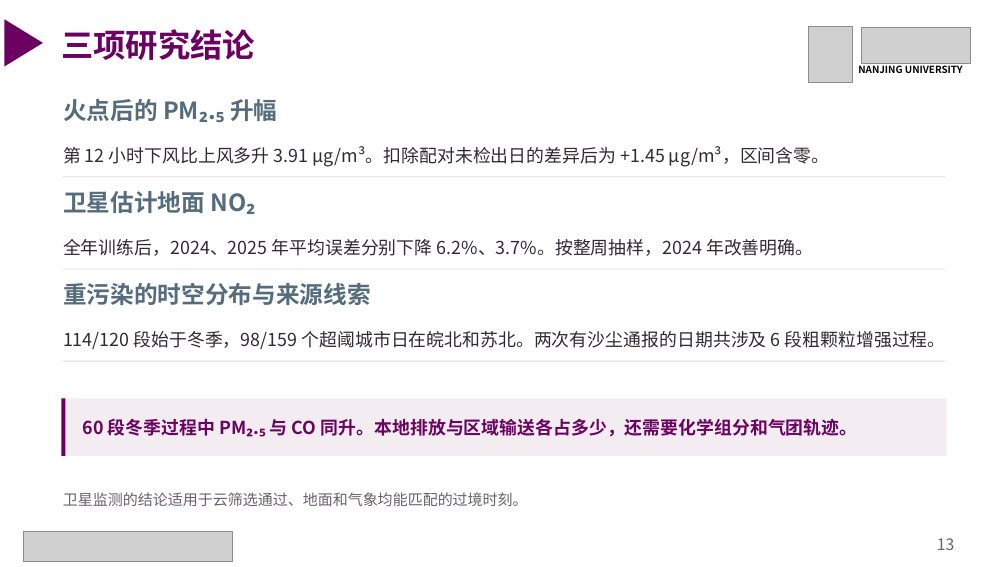
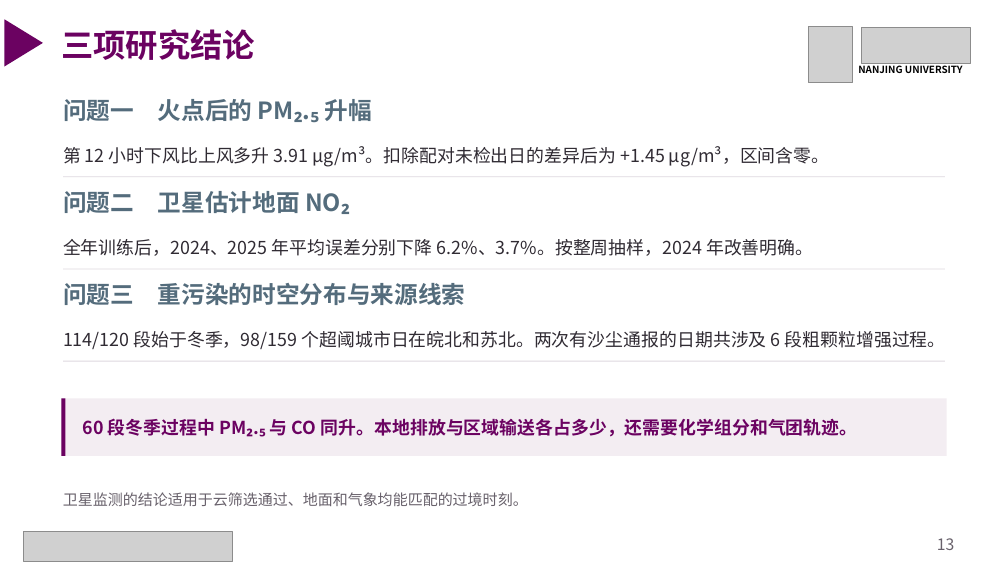
Before and after one commit to gxm-nju/china-air-pollution, a slide deck: slide 13 of docs/课堂展示.pptx. Drawn at 1008x567 pixels with LibreOffice and Linux fonts; fonts in the diff are those of the drawing; grey boxes stand for pictures. Boxes give left, top, right and bottom in pixels: in the first picture for what was removed or moved away, otherwise in the second. Text is boxed around its words. In the diff, an @@ line names an element or a change of style, - is before the commit and + after.

Commit message:
为课堂展示补全研究问题编号并精简提交材料入口

```diff
--- a/docs/课堂展示.pptx
+++ b/docs/课堂展示.pptx
@@ text at <box>63,99,372,122</box>: text changed @@
-火点后的 PM₂.₅ 升幅
+问题一 火点后的 PM₂.₅ 升幅
@@ text at <box>63,191,350,214</box>: text changed @@
-卫星估计地面 NO₂
+问题二 卫星估计地面 NO₂
@@ text at <box>63,283,466,305</box>: text changed @@
-重污染的时空分布与来源线索
+问题三 重污染的时空分布与来源线索
```
Also in this commit, not shown: 9 other slides changed, 5 other files.
